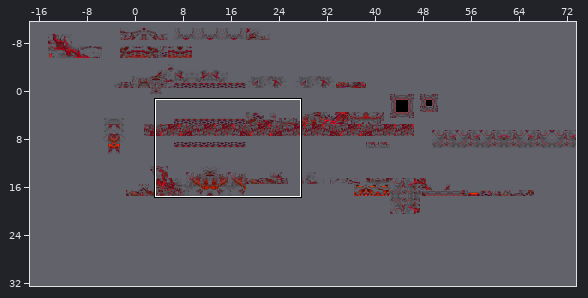
Tiled map -- assets/images/bg/Viscera_Map.tmx. Above, an overview of the earlier version with the close-up marked.
Close-up. Before the edit:
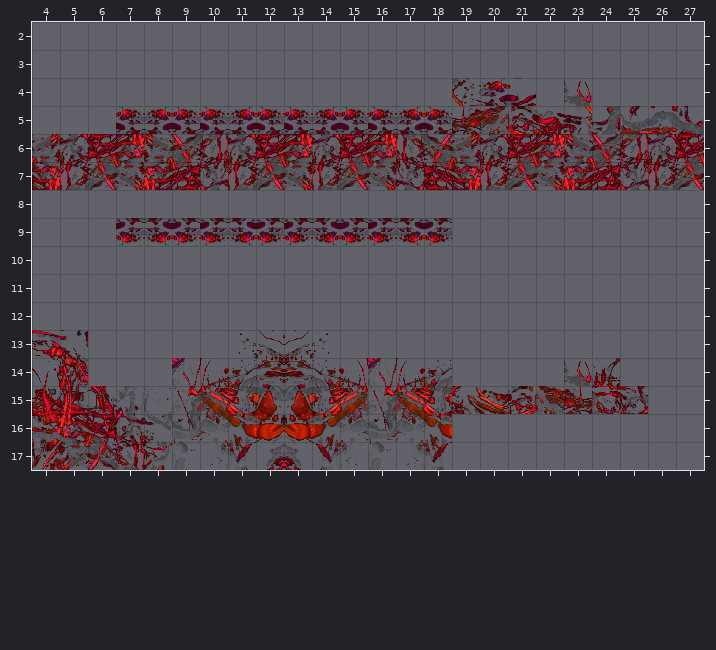
Cells are 32x32 px. Shown: x 4..27, y 2..17. The commit also changed other parts of the map, which this record leaves out.
After:
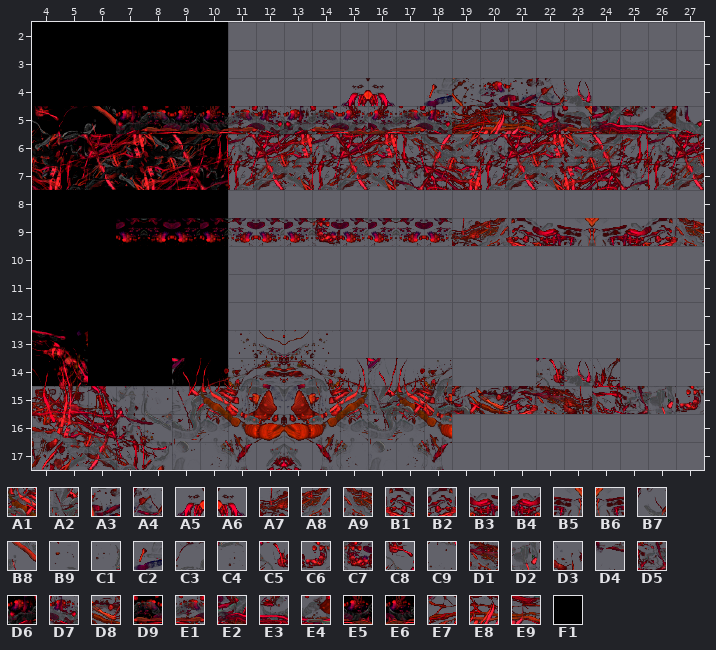
Key: from "Viscera_Red_tileset": A1 201 turned 90, A2 251 turned 90, A3 262, A4 263, A5 315, A6 315 flipped left-right, A7 357, A8 358, A9 358 flipped left-right, B1 359, B2 359 flipped left-right, B3 360, B4 360 flipped left-right, B5 361, B6 361 flipped left-right, B7 517 flipped up-down, B8 547 turned 90, B9 548 turned 90, C1 551, C2 559, C3 597 turned 90, C4 598 turned 90, C5 602, C6 603, C7 603 flipped left-right, C8 647 turned 90, C9 648 turned 90, D1 657 turned 90, D2 670 turned 90, D3 701 flipped left-right, D4 707 turned 90, D5 720 turned 90, D6 755 flipped on the diagonal, D7 755 turned 90, D8 757 turned 90, D9 805 flipped on the diagonal, E1 805 turned 90, E2 825, E3 826, E4 827, E5 855 flipped on the diagonal, E6 855 turned 90, E7 875, E8 876, E9 877; from "black": F1 0.
__ is an empty cell.
Tiles of an added or newly shown layer are drawn over the layers below it.
See-through tiles are keyed as they look on the map.
The edit:
Layer "Tile Layer 1" (now shown):
y 2..14: x 4..10 __ __ __ __ __ __ __ -> F1 F1 F1 F1 F1 F1 F1
Layer "Tile Layer 3" (now shown):
y 4: x 15..16 __ __ -> A5 A6; x 18 __ -> C2; x 22 __ -> B7
y 5: x 7..24 __ __ __ __ __ __ __ __ __ __ __ __ __ __ __ __ __ __ -> D6 D9 E5 E6 E1 D7 D6 D9 E5 E6 E1 D7 E6 E1 D7 D6 D9 E5
y 9: x 14 __ -> C7; x 19..27 __ __ __ __ __ __ __ __ __ -> A7 A8 B1 B3 B5 B6 B4 B2 A9
y 14: x 22 __ -> C1
y 15: x 16..23 __ __ __ __ __ __ __ __ -> A2 A1 A2 A1 D8 D4 D1 D3; x 25..27 __ __ __ -> D5 D2 C6
Layer "Tile Layer 4" (now shown):
y 4: x 21..22 __ __ -> A3 A4
y 5: x 4..6 __ __ __ -> C8 C3 B8; x 19..21 __ __ __ -> E7 E8 E9; x 24..26 __ __ __ -> E2 E3 E4
y 6: x 4..6 __ __ __ -> C9 C4 B9
y 14: x 22 __ -> C5
Changed places in both close-ups, as pixel boxes (x1, y1, x2, y2):
added: (32, 22, 704, 414)
